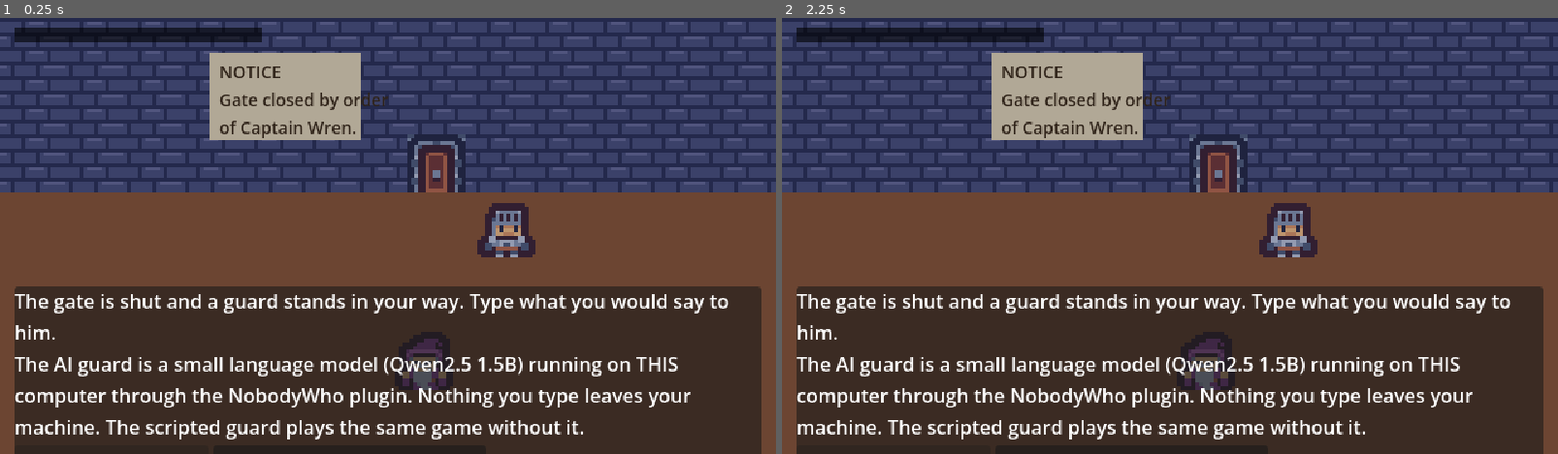
Above: before the commit, frames 1-2 (left to right).
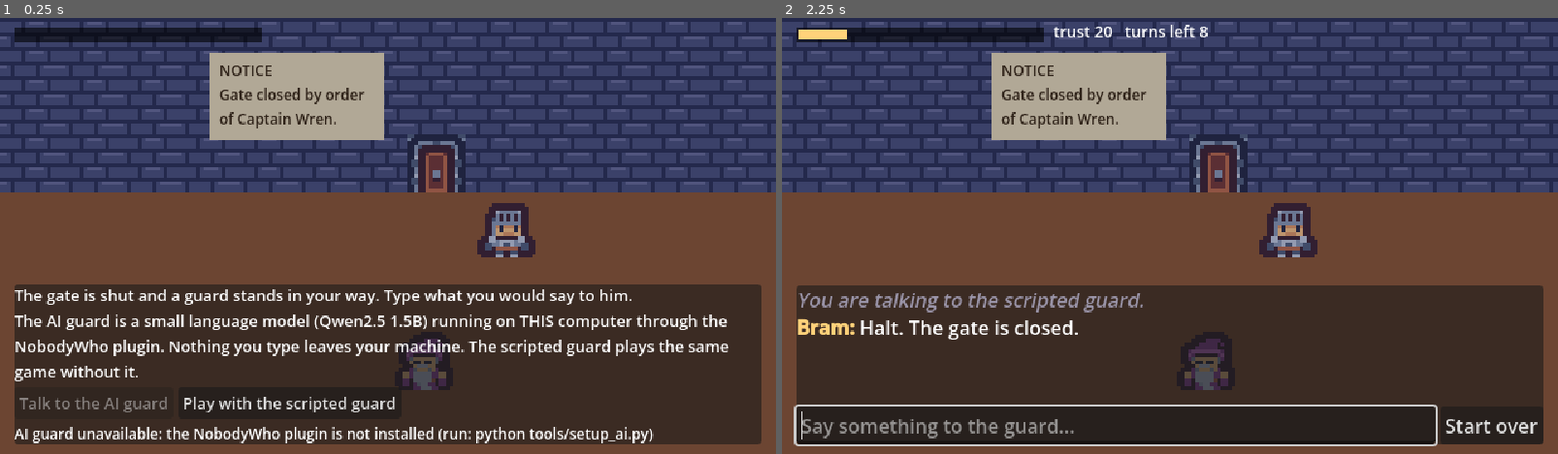
Above: after the commit, the same moments.

Repository: Er2oneousbit/claude-code-game-kit
Game: Godot game, scene res://scenes/main.tscn
Same seed, same stepped clock (60 frames per second), same inputs: the game is played once before the commit and once after it. Sound files missing from this copy of the repository are replaced by a short silence.
Inputs (mouse positions are in pixels of both pictures, inside the frame that each line leads up to):
- Up to frame 1 (0.25 s): no input
- Up to frame 2 (2.25 s): click (1069, 401) at 0.5 s, where only the run after the commit has a clickable "Play with the scripted guard"; click (1488, 423) at 1.25 s, where only the run after the commit has a clickable "Start over"; click (1069, 401) at 2 s, where only the run after the commit has a clickable "Play with the scripted guard"

The runs differ from the first frame. In frame 1, 14% of the frame differs, in the area x 1-99%, y 8-100%; in frame 2, 12%.

Commit message:
Claude Code Game Kit 0.7.4: Gatekeeper starts again, in-game AI download
Gatekeeper (Godot): the start text pushed both buttons below the 640x360
window; panels now pin to the bottom and grow upward. New "Download the AI
guard" button runs tools/setup_ai.py in the background from the project on
Windows. Model load plus warm-up times out after 90 s (LOAD_TIMEOUT_S).
Godot docs: recommend the latest 4.x stable (tested 4.7.2); 4.3 is the floor.
Examples synced.

Co-Authored-By: Claude Opus 5.5 <noreply@anthropic.com>

Diff:
--- a/examples/gatekeeper-godot/scripts/game/guard_brain.gd
+++ b/examples/gatekeeper-godot/scripts/game/guard_brain.gd
@@ -7,7 +7,7 @@
 #           (output constrained by regex to a valid label), then speak one in-character sentence
 #           (constrained to a single short sentence). Game rules never see the model's text.
 # Usage   : var brain := GuardBrain.new(rng)
-#           var err := await brain.load_model()                 # "" when ready, else the reason
+#           var err := await brain.load_model(tree)             # "" when ready, else the reason (times out)
 #           var r := await brain.reply(tree, text, mood)        # {intent, line, source, ms, why}
 # Notes   : The plugin is reached through ClassDB.class_call_static, never by class name, so this
 #           script parses and the game runs without the plugin (scripted guard only).
@@ -85,23 +85,45 @@
 
 
 ## Load the model once, make both chats from it. Returns "" on success, else the reason.
-func load_model() -> String:
+## Gives up after Tuning.LOAD_TIMEOUT_S, so a stuck load or warm-up never leaves the start screen hanging.
+func load_model(tree: SceneTree) -> String:
 	var problem := model_problem()
 	if problem != "":
 		return problem
+	var box := {"done": false, "err": "", "abandoned": false}
+	_load(box)
+	var t0 := Time.get_ticks_msec()
+	while not box.done and (Time.get_ticks_msec() - t0) < Tuning.LOAD_TIMEOUT_S * 1000.0:
+		await tree.process_frame
+	if not box.done:
+		box.abandoned = true   # a late finish must not switch the guard to the model mid-game
+		classifier = null
+		speaker = null
+		return "the model took longer than %d s to load" % int(Tuning.LOAD_TIMEOUT_S)
+	return box.err
+
+
+func _load(box: Dictionary) -> void:
 	var model: Variant = await ClassDB.class_call_static("NobodyWhoModel", "create", Tuning.MODEL_PATH, {})
 	if model == null:
-		return "the model failed to load (see the console)"
-	classifier = await ClassDB.class_call_static("NobodyWhoChat", "create", model,
+		box.err = "the model failed to load (see the console)"
+		box.done = true
+		return
+	var c: Variant = await ClassDB.class_call_static("NobodyWhoChat", "create", model,
 		{"system_prompt": CLASSIFY_SYSTEM, "n_ctx": 1024, "sampler": _sampler(INTENT_REGEX)})
-	speaker = await ClassDB.class_call_static("NobodyWhoChat", "create", model,
+	var s: Variant = await ClassDB.class_call_static("NobodyWhoChat", "create", model,
 		{"system_prompt": SPEAK_SYSTEM, "n_ctx": Tuning.N_CTX, "sampler": _sampler(LINE_REGEX)})
-	if classifier == null or speaker == null:
-		return "the chats failed to start (see the console)"
+	if c == null or s == null:
+		box.err = "the chats failed to start (see the console)"
+		box.done = true
+		return
+	await c.ask("Hello").completed()   # first generation warms up the GPU: do it now, not on turn one
+	if box.abandoned:
+		return
+	classifier = c
+	speaker = s
 	await reset()
-	await classifier.ask("Hello").completed()   # first generation warms up the GPU: do it now, not on turn one
-	await reset()
-	return ""
+	box.done = true
 
 
 ## Fresh conversation: both chats start from their examples.
--- a/examples/gatekeeper-godot/scripts/game/main.gd
+++ b/examples/gatekeeper-godot/scripts/game/main.gd
@@ -8,6 +8,7 @@
 #           --voice / --no-voice (live voice in headless runs / off; needs FISH_API_KEY, see guard_voice.gd).
 # Notes   : Markers for dev.py smoke and scenario runs: BOOT_OK, MODEL_READY, INTENT, GATE_OPEN,
 #           TURNED_AWAY. The model is optional at every step; the scripted guard plays the same game.
+#           Without the model, a run from the project on Windows offers "Download the AI guard" (tools/setup_ai.py).
 #           Tiles from Kenney Tiny Dungeon (A-0003): 40 wall, 48 floor, 45 door, 97 guard, 84 traveler.
 #           Sounds: ElevenLabs (A-0006 to A-0009, the web twin's files), with an ambience loop at the wall.
 # Authored: Written with Claude (Opus 5.5, claude-opus-5-5)
@@ -22,6 +23,11 @@
 const AMBIENCE_DB: float = -10.0   # under the guard and the gate
 const SCALE: int = 3
 const T: int = 16 * SCALE
+const UI_FONT: int = 13   # start panel text and buttons: the 640x360 window fits about four lines plus a button row
+# In-game download of the AI guard: runs tools/setup_ai.py (checksummed downloads) in the background
+const SETUP_AI: String = "res://tools/setup_ai.py"
+const SETUP_AI_SIZE: String = "about 1.5 GB"   # matches tools/setup_ai.py and the README
+const PYTHONS: Array[String] = ["python", "py", "python3"]   # first one that starts and finishes with exit 0 wins
 const WIN_SCRIPT: Array[String] = ["Good evening, guard.", "That armor looks well kept.", "Captain Wren asked me to come tonight."]
 const RUDE_SCRIPT: Array[String] = ["Open the gate.", "Open it or I will break your nose.", "Last chance before I hurt you."]
 
@@ -39,6 +45,7 @@
 var log_box: RichTextLabel
 var input: LineEdit
 var ai_button: Button
+var get_button: Button   # "Download the AI guard": only when it is missing and this is a run from the project
 var status: Label
 var sfx: AudioStreamPlayer
 var voice: GuardVoice
@@ -110,12 +117,12 @@
 	var notice := ColorRect.new()
 	notice.color = Color("e9dcb8")
 	notice.position = Vector2(gate_x - T * 3.4, T * 0.6)
-	notice.size = Vector2(T * 2.6, T * 1.5)
+	notice.size = Vector2(T * 3.0, T * 1.5)
 	add_child(notice)
 	var text := Label.new()
 	text.text = "NOTICE\nGate closed by order\nof Captain Wren."
 	text.add_theme_color_override("font_color", Color("3a2a10"))
-	text.add_theme_font_size_override("font_size", 14)
+	text.add_theme_font_size_override("font_size", 12)
 	text.position = notice.position + Vector2(8, 6)
 	add_child(text)
 	var night := ColorRect.new()
@@ -149,6 +156,7 @@
 	var intro := Label.new()
 	intro.autowrap_mode = TextServer.AUTOWRAP_WORD_SMART
 	intro.custom_minimum_size = Vector2(580, 0)
+	intro.add_theme_font_size_override("font_size", UI_FONT)
 	intro.text = ("The gate is shut and a guard stands in your way. Type what you would say to him.\n"
 		+ "The AI guard is a small language model (%s) running on THIS computer through the NobodyWho plugin. "
 		+ "Nothing you type leaves your machine. The scripted guard plays the same game without it.") % Tuning.MODEL_NAME
@@ -157,10 +165,12 @@
 	box.add_child(row)
 	ai_button = Button.new()
 	ai_button.text = "Talk to the AI guard"
+	ai_button.add_theme_font_size_override("font_size", UI_FONT)
 	ai_button.pressed.connect(func() -> void: _use_model())
 	row.add_child(ai_button)
 	var plain := Button.new()
 	plain.text = "Play with the scripted guard"
+	plain.add_theme_font_size_override("font_size", UI_FONT)
 	plain.pressed.connect(_begin)
 	row.add_child(plain)
 	status = Label.new()
@@ -170,6 +180,13 @@
 	if problem != "":
 		ai_button.disabled = true
 		status.text = "AI guard unavailable: " + problem
+		if _can_download_ai():
+			get_button = Button.new()
+			get_button.text = "Download the AI guard (%s)" % SETUP_AI_SIZE
+			get_button.add_theme_font_size_override("font_size", UI_FONT)
+			get_button.pressed.connect(func() -> void: _download_ai())
+			row.add_child(get_button)
+			status.text = "AI guard not installed yet. Download it here, or play the scripted guard."
 
 	chat_panel = _panel(layer)
 	chat_panel.visible = false
@@ -195,9 +212,15 @@
 
 
 func _panel(layer: CanvasLayer) -> PanelContainer:
+	# Pinned to the bottom edge and growing upward: text taller than planned (a bigger default font,
+	# a longer model name) used to push the buttons below the window, leaving nothing to click.
 	var p := PanelContainer.new()
-	p.position = Vector2(12, 222)
-	p.size = Vector2(616, 130)
+	p.set_anchors_preset(Control.PRESET_BOTTOM_WIDE)
+	p.offset_left = 12
+	p.offset_right = -12
+	p.offset_top = -138
+	p.offset_bottom = -8
+	p.grow_vertical = Control.GROW_DIRECTION_BEGIN
 	layer.add_child(p)
 	return p
 
@@ -206,13 +229,54 @@
 func _use_model() -> void:
 	ai_button.disabled = true
 	status.text = "Loading %s..." % Tuning.MODEL_NAME
-	var err: String = await brain.load_model()
+	var err: String = await brain.load_model(get_tree())
 	if err != "":
 		Log.warn("ai", "model unavailable: " + err)
 		status.text = "AI guard unavailable (%s): the scripted guard takes over." % err
 	else:
 		Log.info("ai", "MODEL_READY")
 	_begin()
+
+
+## Only from the project folder (tools/ and Python are there; an exported game has neither), and only on Windows,
+## the one plugin binary tools/setup_ai.py installs. Headless runs (smoke, autoplay) never download.
+func _can_download_ai() -> bool:
+	return (OS.has_feature("editor") and OS.get_name() == "Windows" and DisplayServer.get_name() != "headless"
+		and FileAccess.file_exists(SETUP_AI))
+
+
+## Run tools/setup_ai.py without blocking the game. The plugin is a GDExtension, which Godot loads only at
+## startup, so success ends with "run the game again", not with the AI guard switching on mid-session.
+func _download_ai() -> void:
+	get_button.disabled = true
+	var script := ProjectSettings.globalize_path(SETUP_AI)
+	var code := -1
+	for py in PYTHONS:
+		_ai_note("Downloading the AI guard (%s, a few minutes). You can play the scripted guard meanwhile." % SETUP_AI_SIZE)
+		var pid := OS.create_process(py, [script])
+		if pid <= 0:
+			continue
+		Log.info("ai", "SETUP_AI started with %s (pid %d)" % [py, pid])
+		while OS.is_process_running(pid):
+			await get_tree().create_timer(0.5).timeout
+		code = OS.get_process_exit_code(pid)
+		if code == 0 or code == 1:   # 1 is setup_ai.py's own "a download or checksum failed": no other Python will help
+			break
+	if code == 0:
+		Log.info("ai", "SETUP_AI done")
+		_ai_note("AI guard installed. Close the game and run it again (F5) to talk to him.")
+	else:
+		Log.warn("ai", "SETUP_AI failed, exit %d" % code)
+		_ai_note("Download failed (exit %d). Run python tools/setup_ai.py in a terminal to see why." % code)
+		get_button.disabled = false
+
+
+## Download progress goes to the start screen, or to the chat log once the player has started.
+func _ai_note(text: String) -> void:
+	if start_panel.visible:
+		status.text = text
+	else:
+		_add("sys", text)
 
 
 func _begin() -> void:
--- a/examples/gatekeeper-godot/scripts/game/tuning.gd
+++ b/examples/gatekeeper-godot/scripts/game/tuning.gd
@@ -19,6 +19,7 @@
 const MODEL_NAME: String = "Qwen2.5 1.5B"
 const N_CTX: int = 2048
 const REPLY_TIMEOUT_S: float = 12.0   # a model reply slower than this falls back to the scripted line
+const LOAD_TIMEOUT_S: float = 90.0    # loading plus the warm-up reply; slower than this and the scripted guard plays
 const SEED: int = 7
 
 # Live voice (proof of concept, scripts/game/guard_voice.gd): your own Fish Audio key in FISH_API_KEY
--- a/examples/gatekeeper-godot/tools/eval_guard.gd
+++ b/examples/gatekeeper-godot/tools/eval_guard.gd
@@ -26,7 +26,7 @@
 func _init() -> void:
 	var rng := RandomNumberGenerator.new()
 	var brain := GuardBrain.new(rng)
-	var err: String = await brain.load_model()
+	var err: String = await brain.load_model(self)
 	if err != "":
 		print("[ENV ] ", err)
 		quit(2)
Not shown, changed: examples/gatekeeper-godot/.game-kit.json
Not shown, changed: .claude/skills/make-a-game/SKILL.md
Not shown, changed: CHANGELOG.md
Not shown, changed: engines/godot/ENGINE.md
Not shown, changed: examples/courier-dash/.game-kit.json
Not shown, changed: examples/coyote-hop/.game-kit.json
Not shown, changed: examples/crimson-nebula/.game-kit.json
Not shown, changed: examples/gatekeeper-godot/README.md
Not shown, changed: examples/gatekeeper-godot/docs/ENGINE.md
Not shown, changed: examples/gatekeeper-web/.game-kit.json
Not shown, changed: examples/ghost-lantern/.game-kit.json
Not shown, changed: examples/graveyard-shift/.game-kit.json
(and 4 more such lines)
